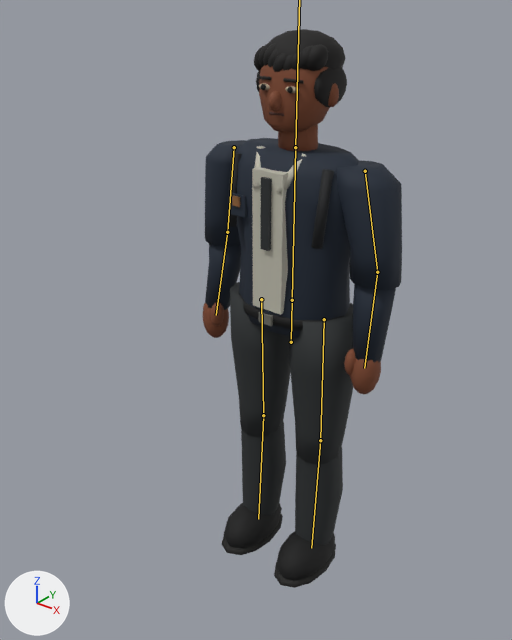
The glTF model assets/models/characters/raka_character.glb as it was, and as the next commit left it.
Camera for both pictures: a 50 mm camera at (1.117, -1.568, 1.826) aimed at (-0.057, -0.1, 0.915). Every picture has the same lights, and +X, +Y and +Z are marked at lower left. The picture after the commit comes second. The bones that bend it are drawn over the model as lines.

Objects in the first picture: 'Seragam_dan_tubuh'.
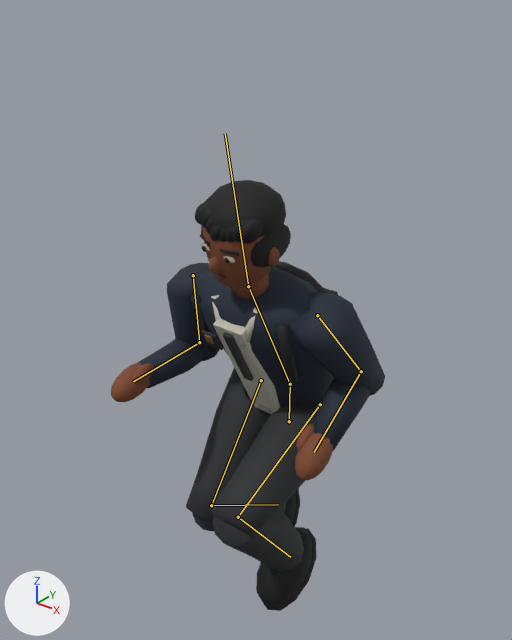
The newer file adds an action. The first version stands in its rest pose; the second is drawn at frame 0 of the action 'CrouchWalk'.

The change, as a list of edits to the scene's bpy script:
```text
Change bone_root:
    where bone_root = bpy.data.objects['Karakter'].pose.bones['Root']
    bone_root.location: (0.0, 0.0, 0.0) -> (0.0, -0.29, 0.0)
Change bone_chest:
    where bone_chest = bpy.data.objects['Karakter'].pose.bones['Chest']  # child of 'Root'
    bone_chest.rotation_quaternion: (1.0, 0.0, 0.0, 0.0) -> (0.972, 0.233, 0.0, 0.0)  # degrees (0, 0, 0) -> degrees (27, 0, 0)
Change bone_head:
    where bone_head = bpy.data.objects['Karakter'].pose.bones['Head']  # child of 'Chest'
    bone_head.rotation_quaternion: (1.0, 0.0, 0.0, 0.0) -> (0.992, -0.097, -0.067, -0.033)  # degrees (0, 0, 0) -> degrees (-11, -8, -3)
Change bone_arml:
    where bone_arml = bpy.data.objects['Karakter'].pose.bones['ArmL']  # child of 'Chest'
    bone_arml.rotation_quaternion: (1.0, 0.0, 0.0, 0.0) -> (0.999, 0.042, 0.008, 0.007)  # degrees (0, 0, 0) -> degrees (5, 1, 1)
Change bone_forearml:
    where bone_forearml = bpy.data.objects['Karakter'].pose.bones['ForearmL']  # child of 'ArmL'
    bone_forearml.rotation_quaternion: (1.0, 0.0, 0.0, 0.0) -> (0.755, -0.655, -0.025, -0.03)  # degrees (0, 0, 0) -> degrees (-82, -4, -1)
Change bone_armr:
    where bone_armr = bpy.data.objects['Karakter'].pose.bones['ArmR']  # child of 'Chest'
    bone_armr.rotation_quaternion: (1.0, 0.0, 0.0, 0.0) -> (0.989, -0.144, 0.026, 0.024)  # degrees (0, 0, 0) -> degrees (-16, 3, 2)
Change bone_forearmr:
    where bone_forearmr = bpy.data.objects['Karakter'].pose.bones['ForearmR']  # child of 'ArmR'
    bone_forearmr.rotation_quaternion: (1.0, 0.0, 0.0, 0.0) -> (0.737, -0.674, 0.025, 0.031)  # degrees (0, 0, 0) -> degrees (-85, 5, 1)
Change bone_thighl:
    where bone_thighl = bpy.data.objects['Karakter'].pose.bones['ThighL']  # child of 'Root'
    bone_thighl.rotation_quaternion: (1.0, 0.0, 0.0, 0.0) -> (0.829, -0.559, 0.0, 0.0)  # degrees (0, 0, 0) -> degrees (-68, 0, 0)
Change bone_calfl:
    where bone_calfl = bpy.data.objects['Karakter'].pose.bones['CalfL']  # child of 'ThighL'
    bone_calfl.rotation_quaternion: (1.0, 0.0, 0.0, 0.0) -> (0.587, 0.809, 0.0, 0.0)  # degrees (0, 0, 0) -> degrees (108, 0, 0)
Change bone_thighr:
    where bone_thighr = bpy.data.objects['Karakter'].pose.bones['ThighR']  # child of 'Root'
    bone_thighr.rotation_quaternion: (1.0, 0.0, 0.0, 0.0) -> (0.946, -0.326, 0.0, 0.0)  # degrees (0, 0, 0) -> degrees (-38, 0, 0)
Change bone_calfr:
    where bone_calfr = bpy.data.objects['Karakter'].pose.bones['CalfR']  # child of 'ThighR'
    bone_calfr.rotation_quaternion: (1.0, 0.0, 0.0, 0.0) -> (0.656, 0.755, 0.0, 0.0)  # degrees (0, 0, 0) -> degrees (98, 0, 0)
```

Where the change shows, as pixel boxes [x1, y1, x2, y2] in the pictures (512 x 640 px):
'Seragam_dan_tubuh', posed (38% wider, 23% shorter): before [203, 29, 402, 588]; after [111, 180, 385, 611]
bone 'Root', root to tip: before (291, 342) to (292, 300); after (289, 421) to (290, 384)
bone 'Chest', root to tip: before (292, 300) to (295, 147); after (290, 384) to (248, 286)
bone 'ArmL', root to tip: before (365, 171) to (377, 272); after (317, 315) to (361, 371)
bone 'ForearmL', root to tip: before (377, 272) to (364, 368); after (361, 371) to (314, 452)
bone 'ArmR', root to tip: before (234, 147) to (227, 232); after (193, 275) to (199, 342)
bone 'ForearmR', root to tip: before (227, 232) to (216, 315); after (199, 342) to (133, 381)
bone 'ThighL', root to tip: before (324, 319) to (320, 440); after (320, 404) to (238, 517)
bone 'CalfL', root to tip: before (320, 440) to (311, 548); after (238, 517) to (290, 557)
bone 'ThighR', root to tip: before (261, 299) to (263, 415); after (261, 380) to (211, 505)
bone 'CalfR', root to tip: before (263, 415) to (258, 519); after (211, 505) to (278, 504)
